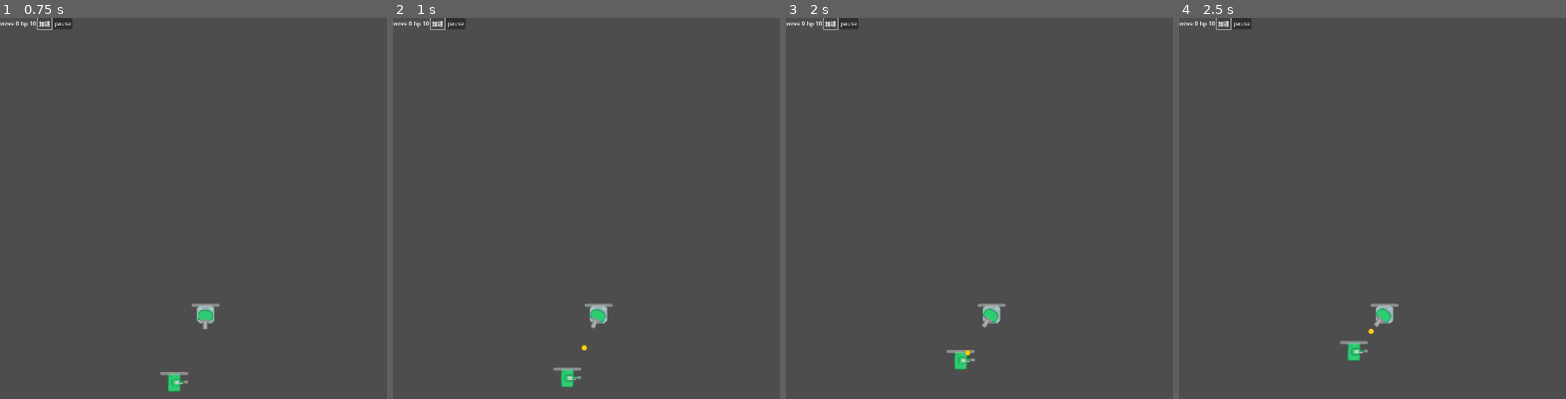
Above: before the commit, frames 1-4 (left to right).
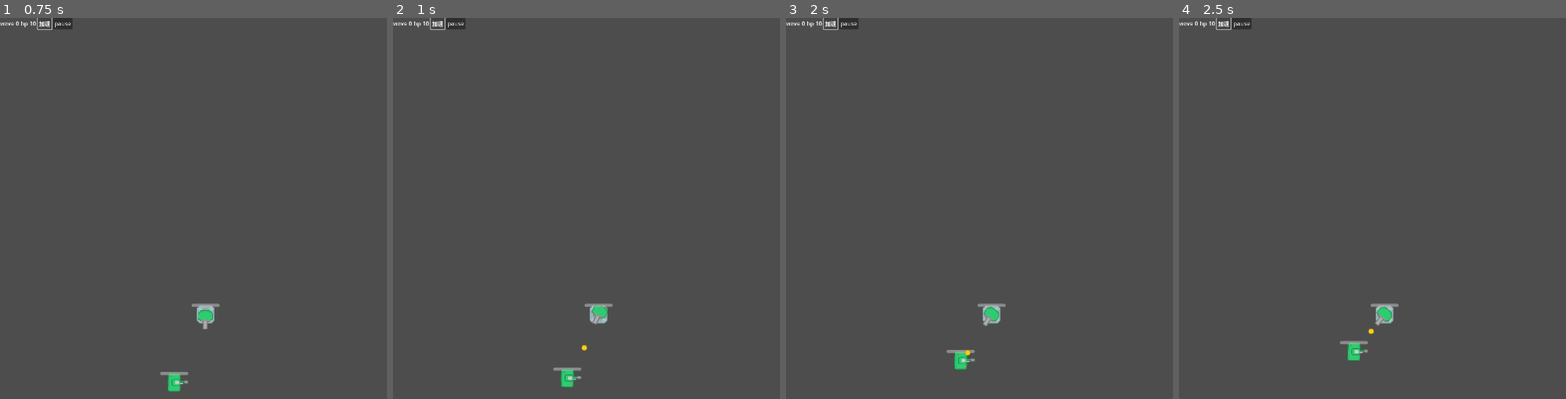
Above: after the commit, the same moments.

Repository: absolve/machine-TD
Game: Godot game, scene res://scene/map.tscn
Same seed, same stepped clock (60 frames per second), same inputs: the game is played once before the commit and once after it. This scene is started directly instead of the project's main scene.
Inputs:
- Up to frame 1 (0.75 s): click "加速" at 0.5 s
- Up to frame 2 (1 s): no input
- Up to frame 3 (2 s): click "加速" at 1.25 s
- Up to frame 4 (2.5 s): click "加速" at 2 s

Frame 1 is identical in both runs. In frame 2, 0.1% of the frame differs, in the area x 50-56%, y 75-82%; in frame 3, less than 0.1%; in frame 4, less than 0.1%.

Commit message:
更新功能

Diff:
--- a/machine-td/scene/Tower.tscn
+++ b/machine-td/scene/Tower.tscn
@@ -31,5 +31,7 @@
 [node name="lifeBar" parent="." instance=ExtResource("2_5eujo")]
 position = Vector2(0, -30)
 
+[node name="player" type="AnimationPlayer" parent="."]
+
 [connection signal="input_event" from="mouseArea" to="." method="_on_mouse_area_input_event"]
 [connection signal="timeout" from="delay" to="." method="_on_delay_timeout"]
--- a/machine-td/scene/gunTower.tscn
+++ b/machine-td/scene/gunTower.tscn
@@ -38,6 +38,43 @@
 "speed": 5.0
 }]
 
+[sub_resource type="Animation" id="Animation_k8n1u"]
+resource_name = "fire"
+length = 0.2
+tracks/0/type = "value"
+tracks/0/imported = false
+tracks/0/enabled = true
+tracks/0/path = NodePath("turret:offset")
+tracks/0/interp = 1
+tracks/0/loop_wrap = true
+tracks/0/keys = {
+"times": PackedFloat32Array(0, 0.1, 0.2),
+"transitions": PackedFloat32Array(1, 1, 1),
+"update": 0,
+"values": [Vector2(16, 0), Vector2(0, 0), Vector2(16, 0)]
+}
+
+[sub_resource type="Animation" id="Animation_86lx6"]
+length = 0.001
+tracks/0/type = "value"
+tracks/0/imported = false
+tracks/0/enabled = true
+tracks/0/path = NodePath("turret:offset")
+tracks/0/interp = 1
+tracks/0/loop_wrap = true
+tracks/0/keys = {
+"times": PackedFloat32Array(0),
+"transitions": PackedFloat32Array(1),
+"update": 0,
+"values": [Vector2(16, 0)]
+}
+
+[sub_resource type="AnimationLibrary" id="AnimationLibrary_k4bnm"]
+_data = {
+&"RESET": SubResource("Animation_86lx6"),
+&"fire": SubResource("Animation_k8n1u")
+}
+
 [node name="Tower" instance=ExtResource("1_64uc6")]
 script = ExtResource("2_i5mjb")
 
@@ -58,5 +95,10 @@
 [node name="Marker2D" parent="turret" index="0"]
 position = Vector2(45, 0)
 
+[node name="player" parent="." index="6"]
+libraries = {
+&"": SubResource("AnimationLibrary_k4bnm")
+}
+
 [connection signal="area_entered" from="radar" to="." method="_on_radar_area_entered"]
 [connection signal="area_exited" from="radar" to="." method="_on_radar_area_exited"]
--- /dev/null
+++ b/machine-td/scene/level/level_1.tscn
@@ -0,0 +1,8 @@
+[gd_scene load_steps=3 format=3 uid="uid://b61gsmirxvp8x"]
+
+[ext_resource type="PackedScene" uid="uid://3y2m15k6dbu" path="res://scene/level/base_level.tscn" id="1_mm6v6"]
+[ext_resource type="Script" uid="uid://rac20ie4eef7" path="res://script/level_1.gd" id="2_ke3pq"]
+
+[node name="level1" instance=ExtResource("1_mm6v6")]
+script = ExtResource("2_ke3pq")
+levelId = 1
--- a/machine-td/script/base_level.gd
+++ b/machine-td/script/base_level.gd
@@ -1,3 +1,9 @@
 extends Node2D
 
 @export var levelId:int
+@export var wave:int
+@export var health:int
+@export var money:int
+
+var currWave=0
+var enemyList=[]
--- a/machine-td/script/gun_tower.gd
+++ b/machine-td/script/gun_tower.gd
@@ -22,6 +22,7 @@
 func fire(t):
 	#print("fire")
 	if canShot:
+		player.play("fire")
 		var temp=bullet.instantiate()
 		temp.position=marker.global_position
 		temp.angle=position.direction_to(t.global_position).angle()
--- /dev/null
+++ b/machine-td/script/level_1.gd
@@ -0,0 +1,13 @@
+extends "res://script/base_level.gd"
+
+
+func _ready():
+	print(StageData.allStage)
+
+	for i in StageData.allStage:
+		if levelId==i.get("id"):
+			wave=i.get("wave")
+			health=i.get("health")
+			money=i.get("money")
+			enemyList=i.get("enemySpawner")
+			break
--- a/machine-td/script/tower.gd
+++ b/machine-td/script/tower.gd
@@ -17,6 +17,7 @@
 @onready var mouseArea=$mouseArea
 @onready var delayTimer=$delay
 @onready var marker=$turret/Marker2D
+@onready var player=$player
 
 func getTarget():
 	var temp=null
Not shown: 1 places in machine-td/scene/gunTower.tscn that only renumber resources
Not shown, added: machine-td/script/level_1.gd.uid
